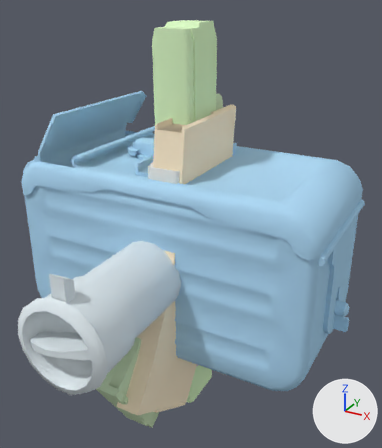
Renders of the Blender file special delivery/magazines/mags.blend from each side of a commit.
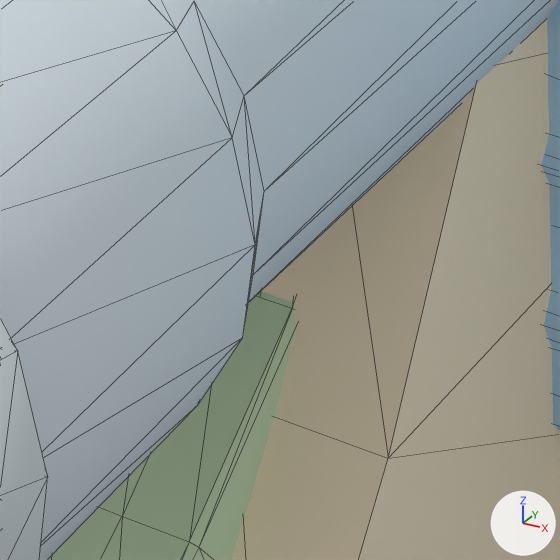
The first picture shows the older version from a 50 mm lens placed at (7.04, -12.9, 7.23), pointed at (0.06, -0.2, 0.88). The close-ups show both versions on the part from 26% to 46% of the width and 66% to 83% of the height of that picture; other places that the commit changed are outside them. Every picture has the same lights, and +X, +Y and +Z are marked at lower right. The close-ups show mesh edges as thin lines. Objects named as collision shapes, trigger or cutter boxes, shadow casters or lower levels of detail are left out.

Script lines for the objects in view, before the commit:
```python
me_ak47 = bpy.data.meshes.new('ak47')
me_ak47.from_pydata(...)  # 98 vertices, 182 faces; spans x -0.45..0.69, y -4.16..1.93, z -4.65..4.16
me_ak47.materials.append(mat_magazines_1)  # beige #feedce
me_pkm_ref = bpy.data.meshes.new('pkm_ref')
me_pkm_ref.from_pydata(...)  # 745 vertices, 1300 faces; spans x -6.56..4.9, y -4.15..0.53, z 4.13..10.87
me_pkm_ref.materials.append(mat_mag_d)  # blue #afdaf6
me_pp19 = bpy.data.meshes.new('pp19')
me_pp19.from_pydata(...)  # 475 vertices, 909 faces; spans x -1.39..1.06, y -6.02..4.33, z -1.43..1.74
me_pp19.materials.append(mat_v_bizon_mag)  # white #e2ecf1
ob_ak47 = bpy.data.objects.new('ak47', me_ak47)
ob_ak47.location = (0.0, 0.0, 0.0)
ob_pkm_ref = bpy.data.objects.new('pkm_ref', me_pkm_ref)
ob_pkm_ref.location = (0.0, 1.919, -6.716)
ob_pp19 = bpy.data.objects.new('pp19', me_pp19)
ob_pp19.location = (0.0, 0.0, 0.0)
# also in view: 'cz858' at (-0.19, -1.09, -0.22)
```
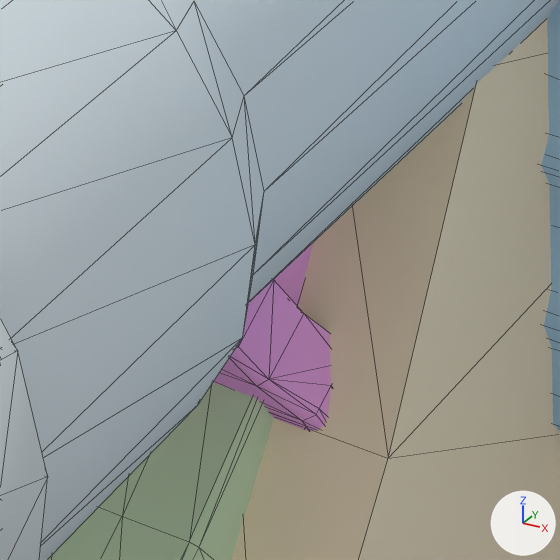
Location of each change, (x1, y1, x2, y2) in pixels of the close-ups (560 x 560 px):
'v_sako', added (pink)
    after: (214, 243, 331, 431)

Patch to the scene script:
```diff
--- a/special delivery/magazines/mags.blend.py
+++ b/special delivery/magazines/mags.blend.py
@@ mat_sako_rk95_parts @@
+mat_sako_rk95_parts = diffuse_material('Sako_Rk95_Parts')
+mat_sako_rk95_parts.base_color = (0.934, 0.439, 0.914)  # pink #f7b1f5
@@ mat_cartridges @@
+mat_cartridges = diffuse_material('Cartridges')
+mat_cartridges.base_color = (0.715, 0.433, 0.833)  # purple #dcb0eb
@@ me_v_sako @@
+me_v_sako.from_pydata(...)  # 1208 vertices, 1781 faces; spans x -0.78..0.41, y -3.66..2.22, z -3.2..4.15
+# faces by material slot: [1137, 644]
+me_v_sako.materials.append(mat_sako_rk95_parts)  # pink #f7b1f5
+me_v_sako.materials.append(mat_cartridges)  # purple #dcb0eb
@@ ob_v_sako @@
+ob_v_sako = bpy.data.objects.new('v_sako', me_v_sako)
+ob_v_sako.location = (0.0, 0.0, 0.0)
```
